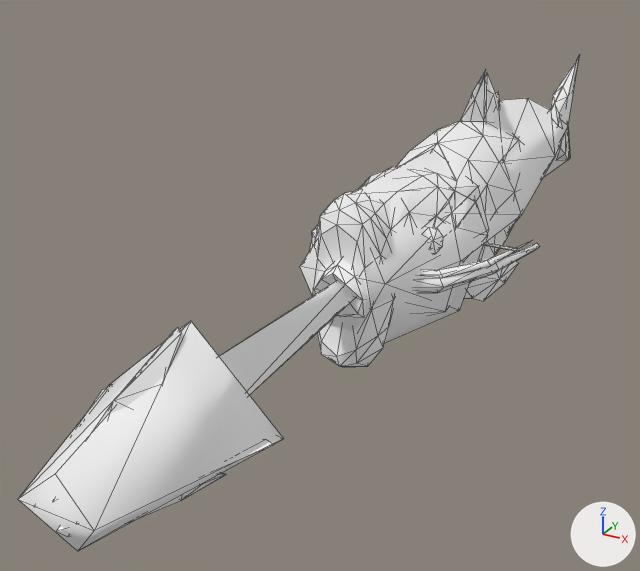
A saved change to the glTF model docs/models/weapons/w06/133.glb.
One viewpoint serves both versions: a camera (50 mm lens) standing at (0.6, -1.77, 0.37) and looking at (-0.18, -0.34, -0.34). Every picture has the same lights, and +X, +Y and +Z are marked at lower right. The first picture is the older version. Mesh edges are drawn as thin lines. Vertices at exactly the same position are counted once.

Names of what the first picture shows: 'Group[0]', 'Group[100]', 'Group[1]', 'Group[2]'.
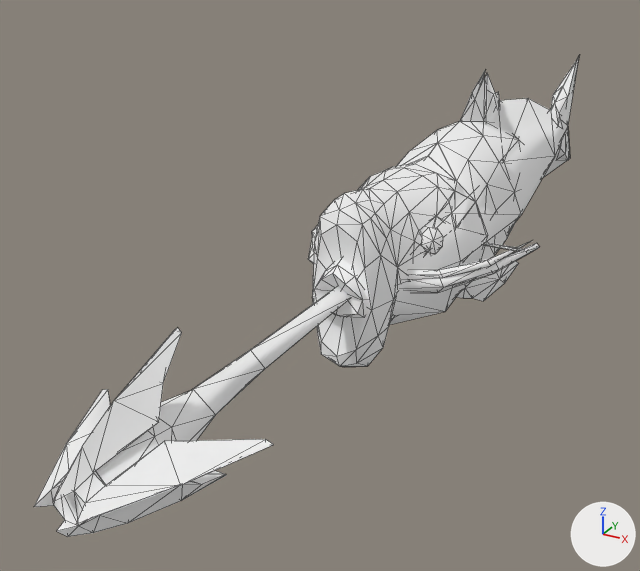
Where the change shows, as pixel boxes [x1, y1, x2, y2] in the pictures (640 x 571 px):
'Group[1]', reshaped: before [18, 258, 367, 552]; after [34, 258, 368, 537]
'Group[2]', reshaped (7% narrower): before [300, 149, 489, 367]; after [312, 157, 487, 367]
part 1 of me_group_1, deleted: before [18, 280, 355, 552]
part 2 of me_group_2, deleted: before [300, 149, 489, 343]

What the commit changed:
me_group_1 is used by ob_group_1; location (0.0, 0.0, 0.0).
me_group_1 had 157 vertices, 284 faces and spanned x -0.132..0.134, y -1.247..-0.431, z -0.358..-0.096.
me_group_1 now has 141 vertices, 256 faces and spans x -0.13..0.131, y -1.247..-0.431, z -0.358..-0.096.
me_group_1 part 1: the loose piece of 16 vertices spanning x -0.132..0.134, y -1.246..-0.51, z -0.35..-0.098 is deleted.
me_group_2 is used by ob_group_2; location (0.0, 0.0, 0.0).
me_group_2 had 149 vertices, 278 faces and spanned x -0.122..0.122, y -0.623..-0.214, z -0.374..-0.051.
me_group_2 now has 136 vertices, 256 faces and spans x -0.122..0.122, y -0.623..-0.214, z -0.36..-0.051.
me_group_2 part 2: the loose piece of 13 vertices spanning x -0.122..0.121, y -0.605..-0.239, z -0.374..-0.057 is deleted.
